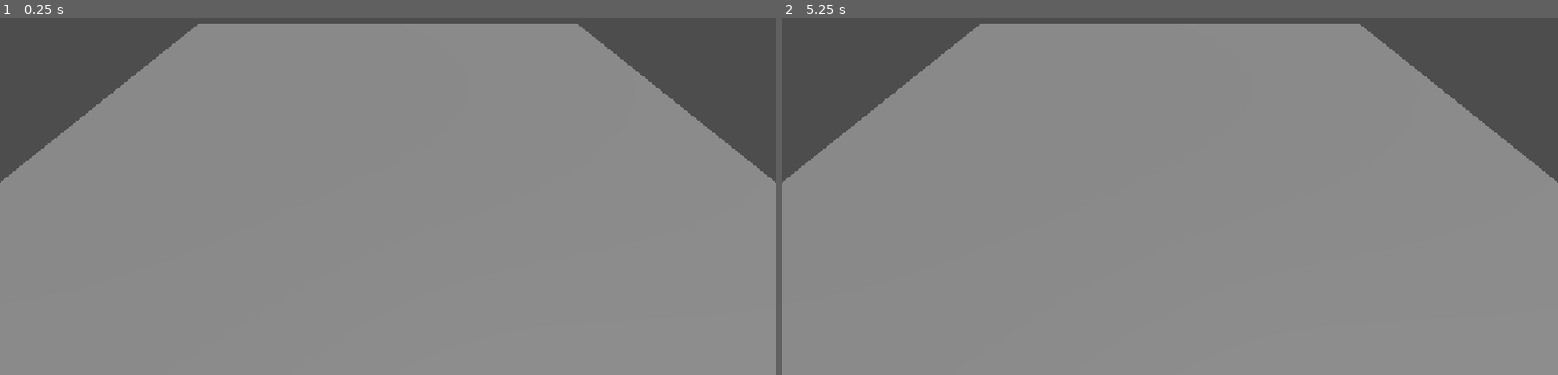
Above: before the commit, frames 1-2 (left to right).
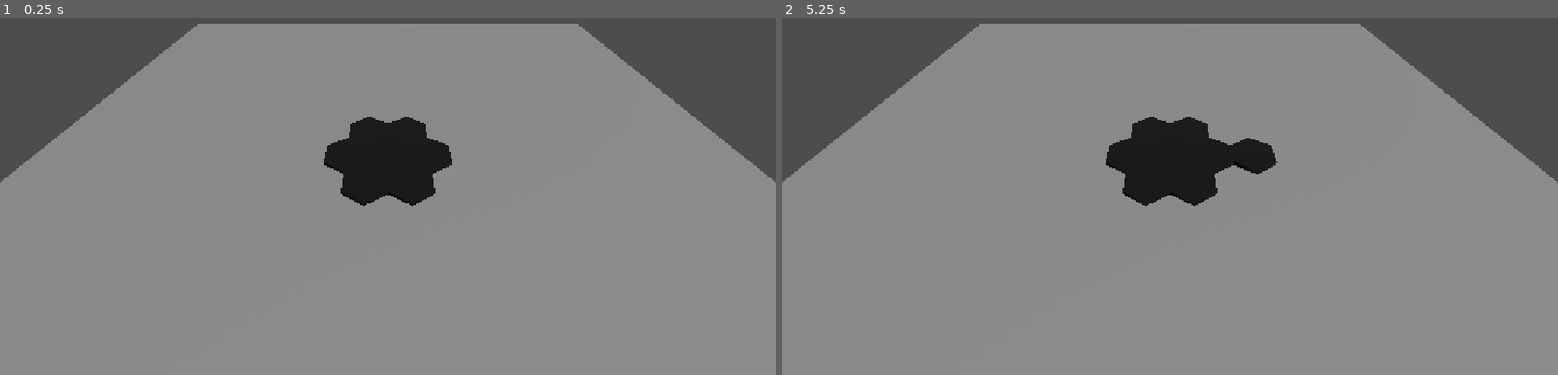
Above: after the commit, the same moments.

Repository: HanreichC/rts
Game: Godot game, scene res://main.tscn
The game is run twice, just before and just after one commit, with the same random seed, the same clock (stepped at 60 frames per second) and the same inputs. Before the commit the project has no main scene; this scene is started directly in both runs.
Inputs (mouse positions are in pixels of both pictures, inside the frame that each line leads up to):
- Up to frame 1 (0.25 s): no input
- Up to frame 2 (5.25 s): tap Enter at 0.5, 2, 3.5 s; move the mouse to (1340, 135) at 0.52 s; click (1340, 135) at 0.67 s; tap Space at 1.25, 2.75, 4.25 s; move the mouse to (1014, 178) at 1.27 s; click (1014, 178) at 1.42 s; move the mouse to (1247, 60) at 2.02 s; click (1247, 60) at 2.17 s; move the mouse to (1131, 242) at 2.77 s; click (1131, 242) at 2.92 s; move the mouse to (1402, 221) at 3.52 s; click (1402, 221) at 3.67 s; move the mouse to (937, 92) at 4.27 s; click (937, 92) at 4.42 s; move the mouse to (1208, 157) at 5.02 s; click (1208, 157) at 5.17 s

The runs differ from the first frame. In frame 1, 2.9% of the frame differs, in the area x 41-59%, y 27-53%; in frame 2, 3.3%, in the area x 41-64%, y 27-53%.

Commit message:
feat: add hex outbound

Diff:
--- /dev/null
+++ b/rts/hex_tile.gd
@@ -0,0 +1,4 @@
+extends Node3D
+
+var q: int = 0
+var r: int = 0
--- a/rts/hex_tile.tscn
+++ b/rts/hex_tile.tscn
@@ -1,3 +1,41 @@
 [gd_scene format=3 uid="uid://566bmonnby40"]
 
+[ext_resource type="Script" uid="uid://c72esbfdhrlco" path="res://hex_tile.gd" id="1_2crfn"]
+
+[sub_resource type="StandardMaterial3D" id="StandardMaterial3D_ibg3g"]
+albedo_color = Color(0, 1, 0, 1)
+
+[sub_resource type="CylinderMesh" id="CylinderMesh_mxcym"]
+material = SubResource("StandardMaterial3D_ibg3g")
+top_radius = 1.0
+bottom_radius = 1.0
+height = 0.4
+radial_segments = 6
+
+[sub_resource type="CylinderShape3D" id="CylinderShape3D_mxcym"]
+height = 0.4
+radius = 1.0
+
+[sub_resource type="StandardMaterial3D" id="StandardMaterial3D_txdkp"]
+albedo_color = Color(0, 0, 0, 1)
+
+[sub_resource type="CylinderMesh" id="CylinderMesh_ibg3g"]
+material = SubResource("StandardMaterial3D_txdkp")
+top_radius = 1.0
+bottom_radius = 1.0
+height = 0.4
+radial_segments = 6
+
 [node name="HexTile" type="Node3D" unique_id=937024430]
+script = ExtResource("1_2crfn")
+
+[node name="Body" type="StaticBody3D" parent="." unique_id=1095410016]
+
+[node name="Mesh" type="MeshInstance3D" parent="Body" unique_id=2001022025]
+mesh = SubResource("CylinderMesh_mxcym")
+
+[node name="CollisionShape3D" type="CollisionShape3D" parent="Body" unique_id=1057021608]
+shape = SubResource("CylinderShape3D_mxcym")
+
+[node name="OutlineMesh" type="MeshInstance3D" parent="Body" unique_id=502872405]
+mesh = SubResource("CylinderMesh_ibg3g")
--- /dev/null
+++ b/rts/main.gd
@@ -0,0 +1,107 @@
+extends Node3D
+
+@onready var hex_container: Node3D = $HexContainer
+@onready var yaw_pivot: Node3D = $CameraRig/YawPivot
+@onready var pitch_pivot: Node3D = $CameraRig/YawPivot/PitchPivot
+@onready var spring_arm: SpringArm3D = $CameraRig/YawPivot/PitchPivot/SpringArm3D
+@onready var camera: Camera3D = $CameraRig/YawPivot/PitchPivot/SpringArm3D/Camera3D
+
+var hex_scene := preload("res://hex_tile.tscn")
+var tiles := {}
+
+const HEX_SIZE := 1.0
+const CAMERA_ROT_SPEED := 0.01
+const CAMERA_ZOOM_STEP := 1.0
+const CAMERA_MIN_ZOOM := 4.0
+const CAMERA_MAX_ZOOM := 20.0
+
+func _ready():
+	create_start_tiles()
+
+func create_start_tiles():
+	add_hex(0, 0)
+	add_hex(1, 0)
+	add_hex(0, 1)
+	add_hex(-1, 1)
+	add_hex(-1, 0)
+	add_hex(0, -1)
+	add_hex(1, -1)
+
+func add_hex(q: int, r: int):
+	var key = Vector2i(q, r)
+	if tiles.has(key):
+		return
+
+	var hex = hex_scene.instantiate()
+	var world_pos = axial_to_world(q, r)
+
+	hex.position = world_pos
+	hex.q = q
+	hex.r = r
+
+	hex_container.add_child(hex)
+	tiles[key] = hex
+
+func axial_to_world(q: int, r: int) -> Vector3:
+	var x = HEX_SIZE * sqrt(3.0) * (q + r / 2.0)
+	var z = HEX_SIZE * 1.5 * r
+	return Vector3(x, 0, z)
+
+func _unhandled_input(event):
+	if event is InputEventMouseMotion and Input.is_mouse_button_pressed(MOUSE_BUTTON_RIGHT):
+		yaw_pivot.rotate_y(-event.screen_relative.x * CAMERA_ROT_SPEED)
+
+		pitch_pivot.rotation.x -= event.screen_relative.y * CAMERA_ROT_SPEED
+		pitch_pivot.rotation.x = clamp(pitch_pivot.rotation.x, deg_to_rad(-80), deg_to_rad(-20))
+
+	if event is InputEventMouseButton and event.pressed:
+		if event.button_index == MOUSE_BUTTON_WHEEL_UP:
+			spring_arm.spring_length = max(CAMERA_MIN_ZOOM, spring_arm.spring_length - CAMERA_ZOOM_STEP)
+
+		if event.button_index == MOUSE_BUTTON_WHEEL_DOWN:
+			spring_arm.spring_length = min(CAMERA_MAX_ZOOM, spring_arm.spring_length + CAMERA_ZOOM_STEP)
+
+		if event.button_index == MOUSE_BUTTON_LEFT:
+			try_place_hex()
+
+func try_place_hex():
+	var result = raycast_from_mouse()
+	if result.is_empty():
+		return
+
+	var collider = result["collider"]
+	if collider == null:
+		return
+
+	var tile_node = collider.get_parent()
+	if tile_node == null:
+		return
+
+	if not "q" in tile_node or not "r" in tile_node:
+		return
+
+	var base_q = tile_node.q
+	var base_r = tile_node.r
+
+	var neighbors = [
+		Vector2i(base_q + 1, base_r),
+		Vector2i(base_q, base_r + 1),
+		Vector2i(base_q - 1, base_r + 1),
+		Vector2i(base_q - 1, base_r),
+		Vector2i(base_q, base_r - 1),
+		Vector2i(base_q + 1, base_r - 1)
+	]
+
+	for neighbor in neighbors:
+		if not tiles.has(neighbor):
+			add_hex(neighbor.x, neighbor.y)
+			return
+
+func raycast_from_mouse() -> Dictionary:
+	var mouse_pos = get_viewport().get_mouse_position()
+	var ray_origin = camera.project_ray_origin(mouse_pos)
+	var ray_end = ray_origin + camera.project_ray_normal(mouse_pos) * 1000.0
+
+	var space_state = get_world_3d().direct_space_state
+	var query = PhysicsRayQueryParameters3D.create(ray_origin, ray_end)
+	return space_state.intersect_ray(query)
--- a/rts/main.tscn
+++ b/rts/main.tscn
@@ -1,4 +1,6 @@
 [gd_scene format=3 uid="uid://cpjrnq5r6dy50"]
+
+[ext_resource type="Script" uid="uid://dnvofdwvfkwh4" path="res://main.gd" id="1_ig7tw"]
 
 [sub_resource type="PlaneMesh" id="PlaneMesh_3tcii"]
 size = Vector2(30, 30)
@@ -7,6 +9,7 @@
 size = Vector3(30, 1, 30)
 
 [node name="Main" type="Node3D" unique_id=252113751]
+script = ExtResource("1_ig7tw")
 
 [node name="Ground" type="StaticBody3D" parent="." unique_id=792901095]
 
@@ -31,4 +34,6 @@
 spring_length = 12.0
 
 [node name="Camera3D" type="Camera3D" parent="CameraRig/YawPivot/PitchPivot/SpringArm3D" unique_id=564802915]
-transform = Transform3D(1, 0, 0, 0, 1.0000001, 0, 0, 0, 1.0000001, 0, 1.2459738, 1.2459738)
+transform = Transform3D(1, 0, 0, 0, 1.0000001, 0, 0, 0, 1.0000001, 0, 0, 0)
+
+[node name="HexContainer" type="Node3D" parent="." unique_id=1704159855]
--- a/rts/project.godot
+++ b/rts/project.godot
@@ -11,6 +11,7 @@
 [application]
 
 config/name="rts"
+run/main_scene="uid://cpjrnq5r6dy50"
 config/features=PackedStringArray("4.7", "Forward Plus")
 config/icon="res://icon.svg"
 
Not shown, added: rts/hex_tile.gd.uid
Not shown, added: rts/main.gd.uid
